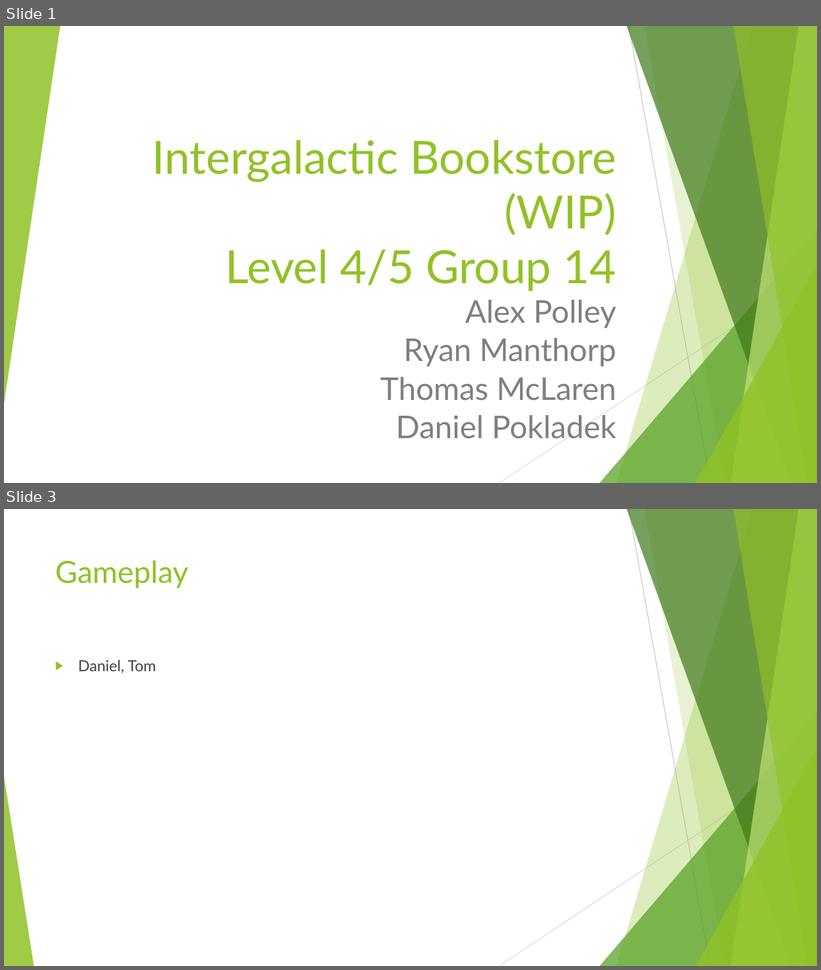
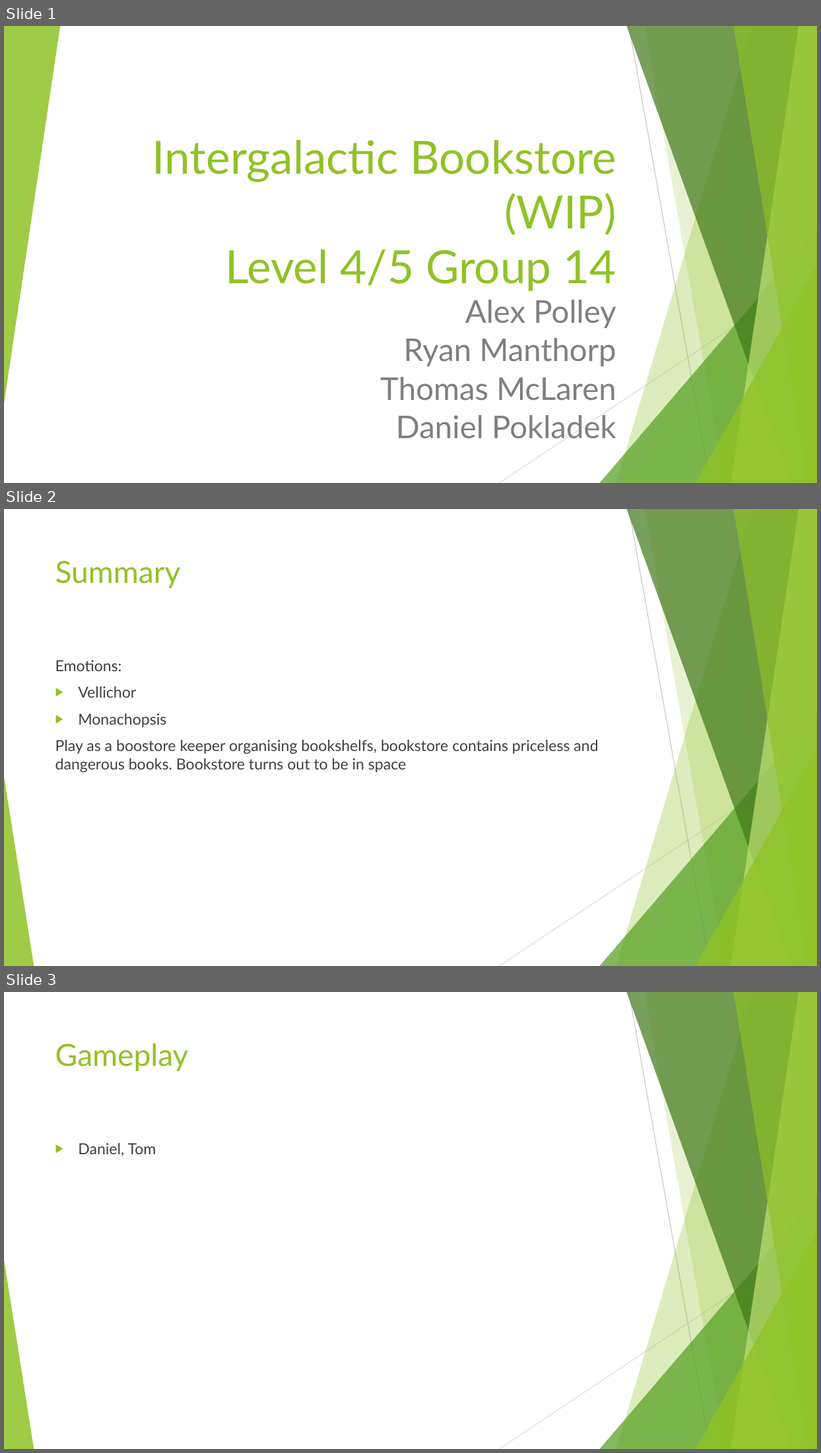
Before and after one commit to UoSGamesGroups/first-semester-l4-5-group-14, a slide deck: Management/Presentations/Intergalactic Bookstore (WIP).odp. Shown one above the other, each under a label of ours: slides 1 and 3 before the commit, slides 1, 2 and 3 after it; the slides between them are not shown. The pictures are 821x970 and 821x1453 pixels, drawn with LibreOffice and Linux fonts; fonts in the diff are those of the drawing. Boxes give left, top, right and bottom in pixels: in the first picture for what was removed or moved away, otherwise in the second. Text is boxed around its words. In the diff, an @@ line names an element or a change of style, - is before the commit and + after.

```diff
--- a/Management/Presentations/Intergalactic Bookstore (WIP).odp
+++ b/Management/Presentations/Intergalactic Bookstore (WIP).odp
@@ slide 2 added at <box>4,509,817,966</box>, background #FFFFFF; not listed: 10 template elements that a slide beside it also shows @@
@@ title added at <box>55,560,181,588</box>, 36 pt, text #90C226 @@
+Summary
@@ text added at <box>55,660,598,772</box>, 18 pt, text #404040 @@
+Emotions:
+▶ Vellichor
+▶ Monachopsis
+Play as a boostore keeper organising bookshelfs, bookstore contains priceless and dangerous books. Bookstore turns out to be in space
```
Also in this commit, not shown: 1 slide changed, 2 other slides added, 2 slides removed.
